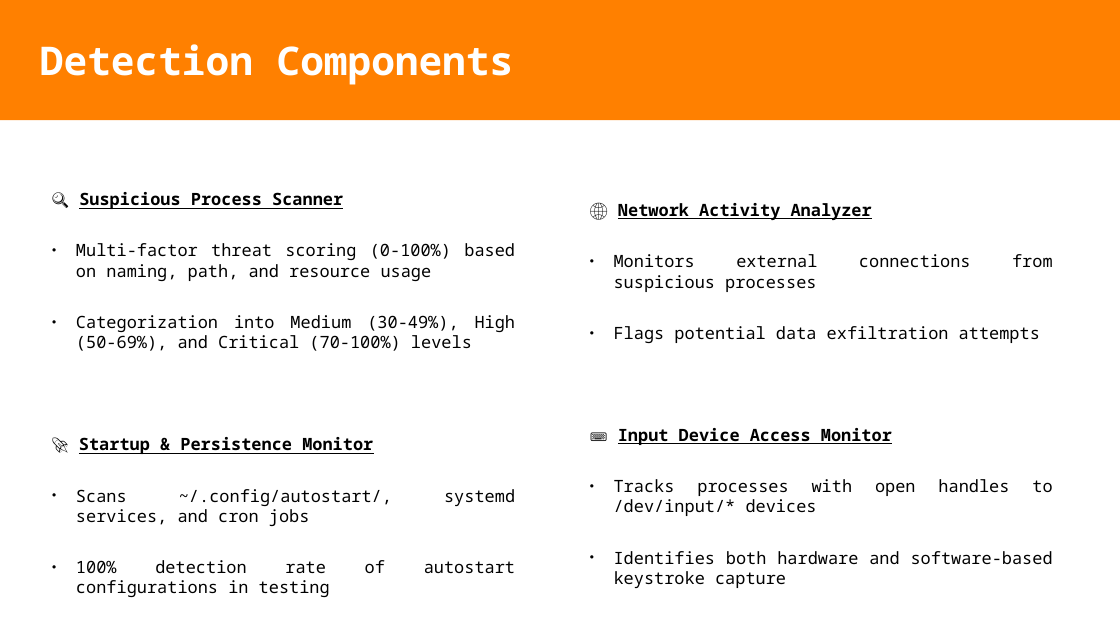
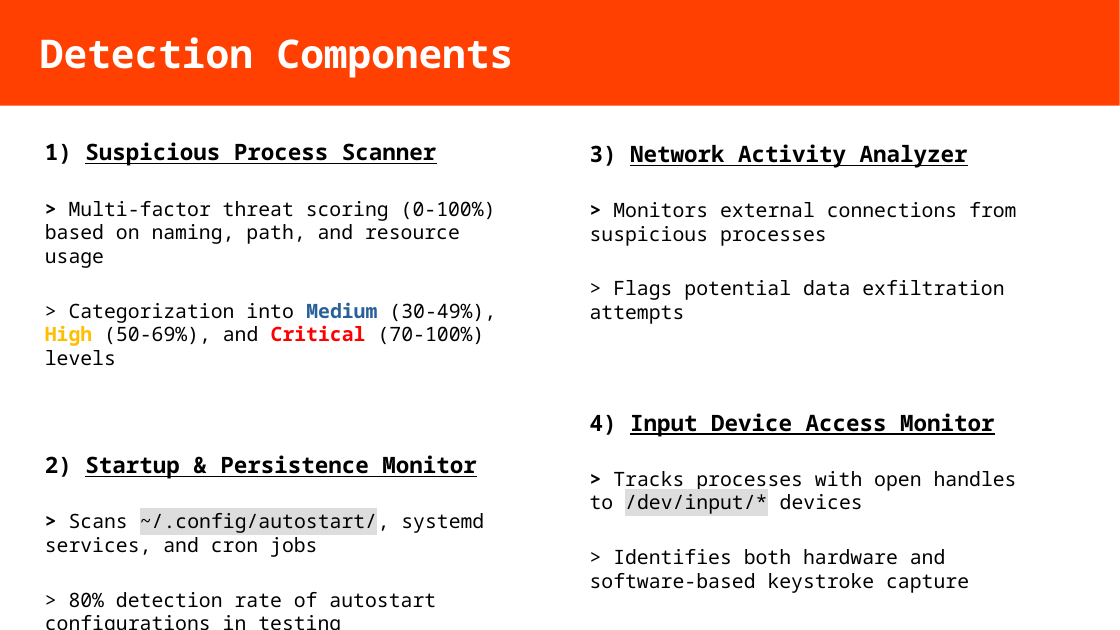
Before and after one commit to bit-web24/keylogger-detection-system, a slide deck: slide 6 of docs/presentation.odp (slide 5 before the commit). Drawn at 1120x630 pixels with LibreOffice and Linux fonts; fonts in the diff are those of the drawing. Boxes give left, top, right and bottom in pixels: in the first picture for what was removed or moved away, otherwise in the second. Text is boxed around its words. In the diff, an @@ line names an element or a change of style, - is before the commit and + after.

Commit message:
update presentation

```diff
--- a/docs/presentation.odp
+++ b/docs/presentation.odp
@@ title "Detection Components": place and size @@
-title "Detection Components" at [0, 0, 1120, 120]
+title "Detection Components" at [0, 0, 1120, 106]
@@ title "Detection Components" at [0, 0, 1120, 106]: fill #FF8000 to #FF4000 @@
@@ text at [45, 142, 496, 608]: text changed; size 12 to 14 pt @@
-🔍 Suspicious Process Scanner
-● Multi-factor threat scoring (0-100%) based on naming, path, and resource usage
-● Categorization into Medium (30-49%), High (50-69%), and Critical (70-100%) levels
-🚀 Startup & Persistence Monitor
-● Scans ~/.config/autostart/, systemd services, and cron jobs
-● 100% detection rate of autostart configurations in testing
+1) Suspicious Process Scanner
+> Multi-factor threat scoring (0-100%) based on naming, path, and resource usage
+> Categorization into Medium (30-49%), High (50-69%), and Critical (70-100%) levels
+2) Startup & Persistence Monitor
+> Scans ~/.config/autostart/, systemd services, and cron jobs
+> 80% detection rate of autostart configurations in testing
@@ text at [590, 144, 1017, 593]: text changed; size 12 to 14 pt @@
-🌐 Network Activity Analyzer
-● Monitors external connections from suspicious processes
-● Flags potential data exfiltration attempts
-⌨️ Input Device Access Monitor
-● Tracks processes with open handles to /dev/input/* devices
-● Identifies both hardware and software-based keystroke capture
+3) Network Activity Analyzer
+> Monitors external connections from suspicious processes
+> Flags potential data exfiltration attempts
+4) Input Device Access Monitor
+> Tracks processes with open handles to /dev/input/* devices
+> Identifies both hardware and software-based keystroke capture
```
Also in this commit, not shown: 6 other slides changed, 3 slides added, 1 slide removed.
